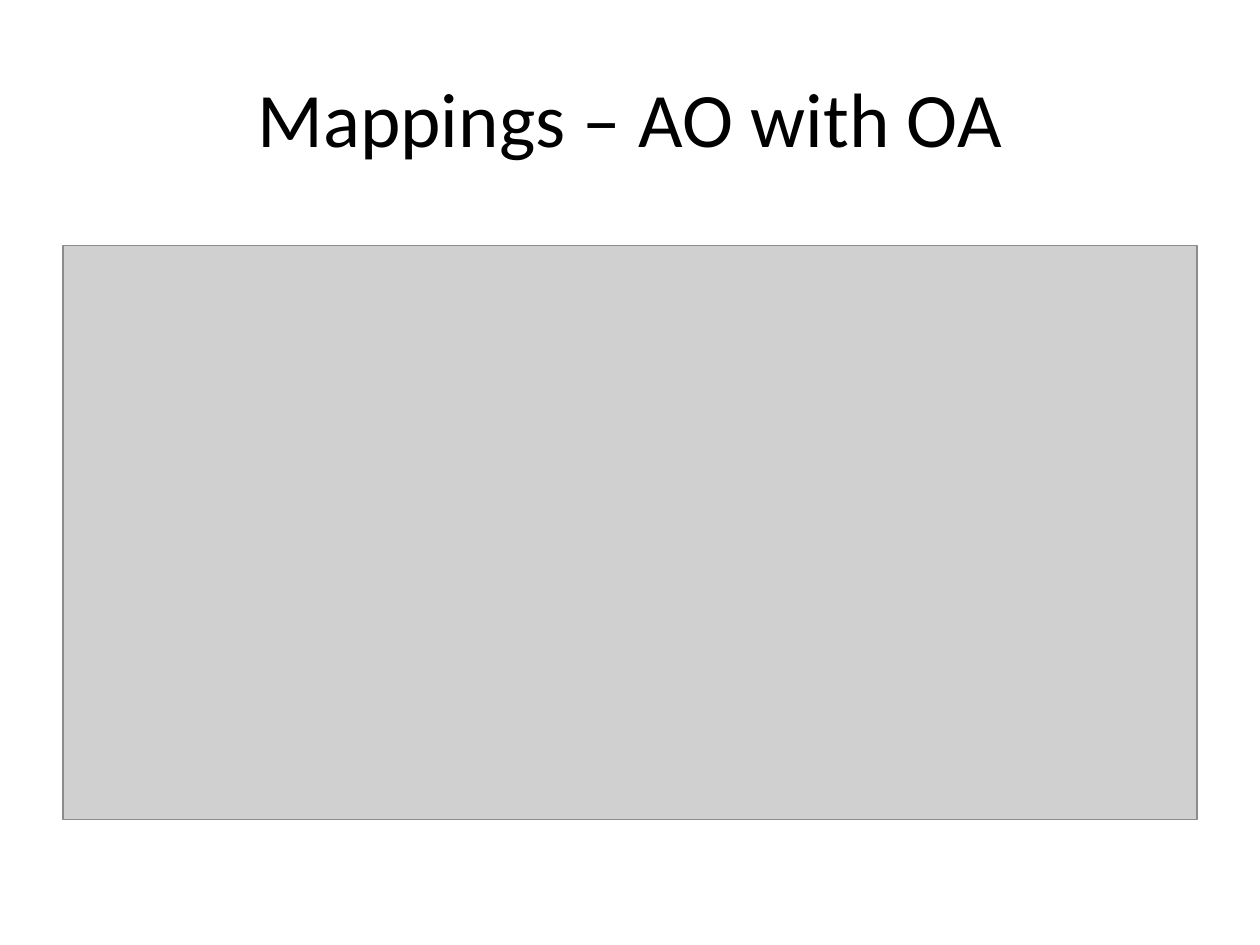
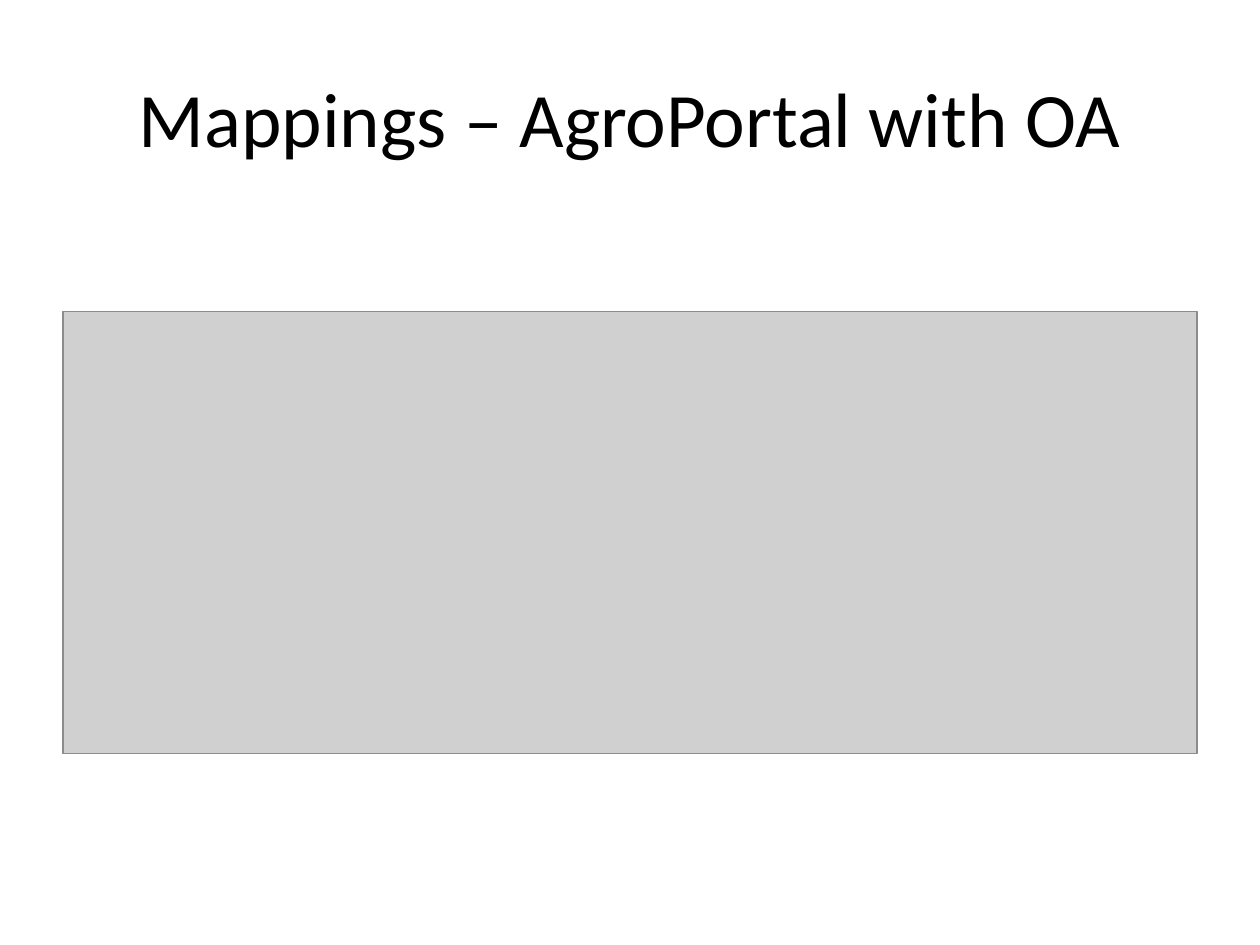
Before and after one commit to agroportal/1stAgroHackathon, a slide deck: slide 6 of hack-14/AH_H14.pptx. Drawn at 1260x945 pixels with LibreOffice and Linux fonts; fonts in the diff are those of the drawing; grey boxes stand for pictures. Boxes give left, top, right and bottom in pixels: in the first picture for what was removed or moved away, otherwise in the second. Text is boxed around its words. In the diff, an @@ line names an element or a change of style, - is before the commit and + after.

```diff
--- a/hack-14/AH_H14.pptx
+++ b/hack-14/AH_H14.pptx
@@ title at <box>139,93,1120,161</box>: text changed @@
-Mappings – AO with OA
+Mappings – AgroPortal with OA
@@ picture: place and size @@
-picture at <box>63,246,1197,820</box>
+picture at <box>63,311,1197,753</box>
```
Also in this commit, not shown: 3 other slides changed, 1 slide added.
